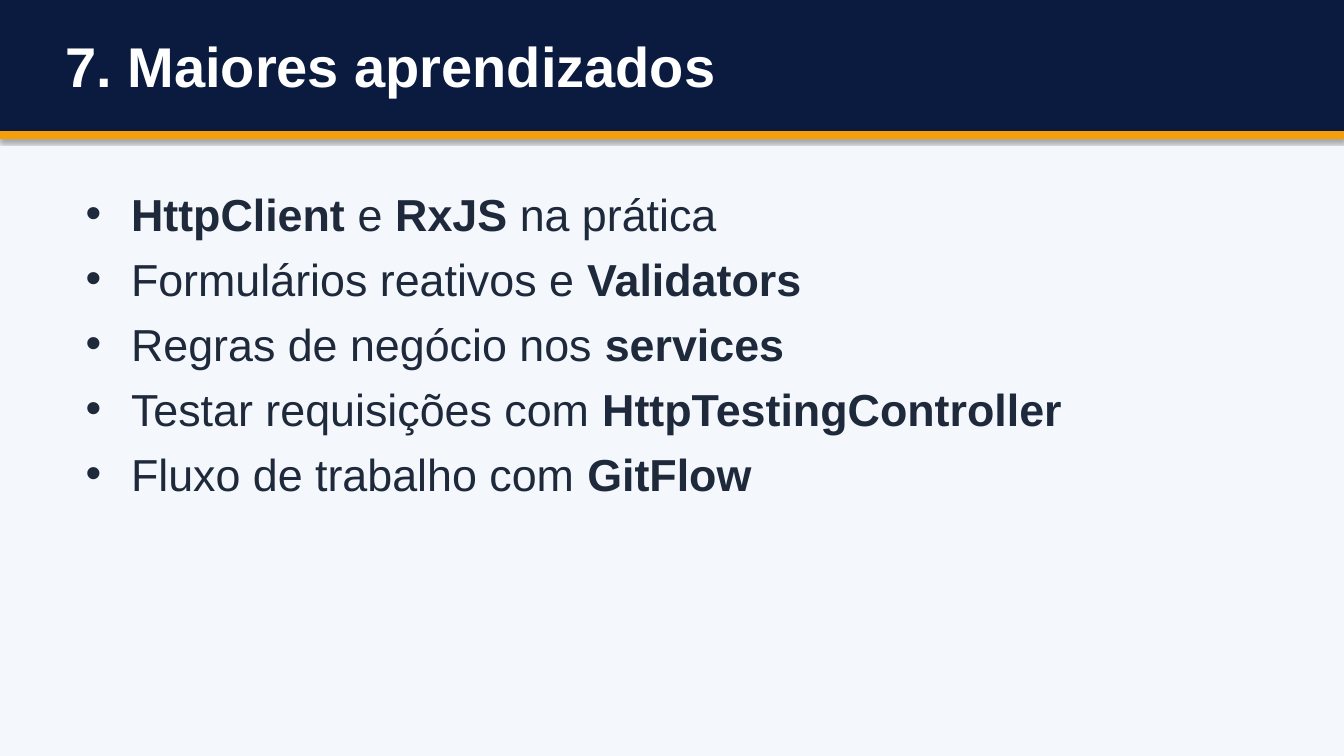
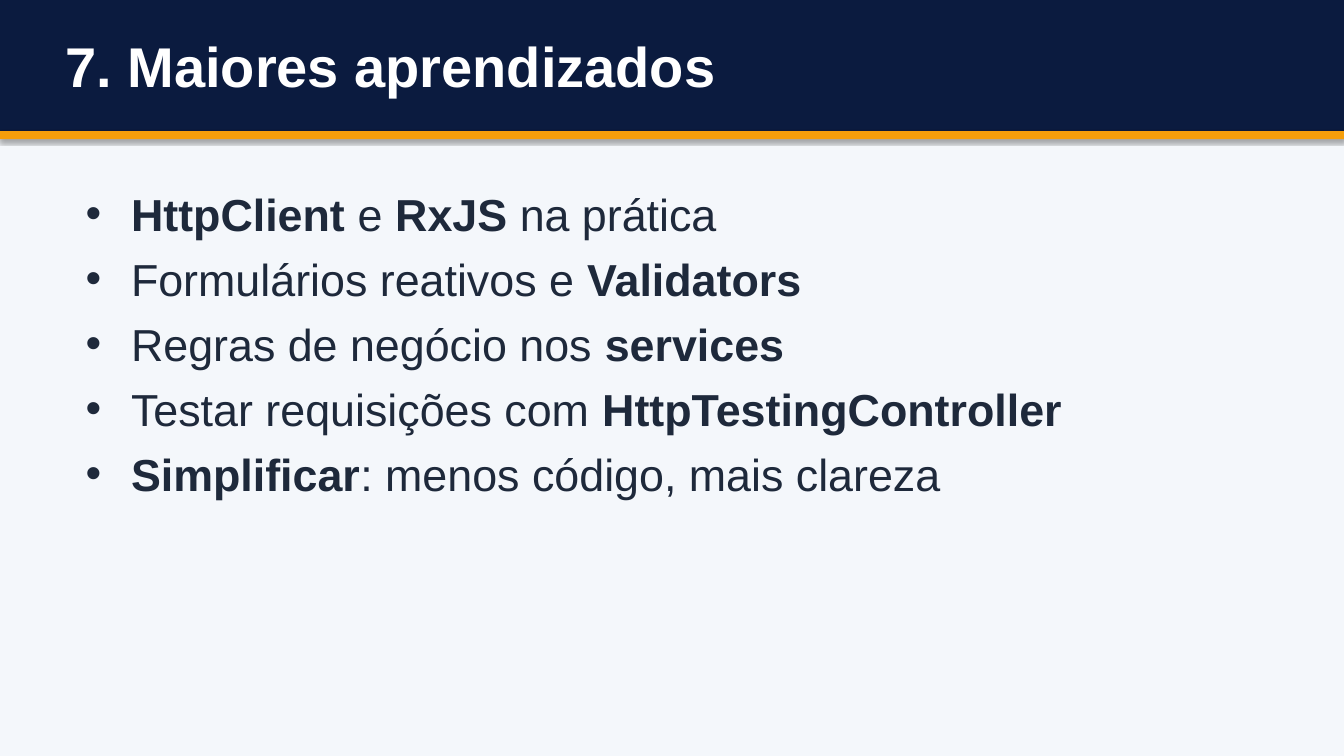
Before and after one commit to DaviTeixeiraR/skyfare, a slide deck: slide 10 of docs/trabalho-final/Apresentacao Skyfare.pptx. Drawn at 1344x756 pixels with LibreOffice and Linux fonts; fonts in the diff are those of the drawing. Boxes give left, top, right and bottom in pixels: in the first picture for what was removed or moved away, otherwise in the second. Text is boxed around its words. In the diff, an @@ line names an element or a change of style, - is before the commit and + after.

Commit message:
docs: atualiza os slides com o código simplificado e os 12 testes

```diff
--- a/docs/trabalho-final/Apresentacao Skyfare.pptx
+++ b/docs/trabalho-final/Apresentacao Skyfare.pptx
@@ text at (131,458,940,499): text changed @@
-• Fluxo de trabalho com GitFlow
+• Simplificar: menos código, mais clareza
```
Also in this commit, not shown: 5 other slides changed.
